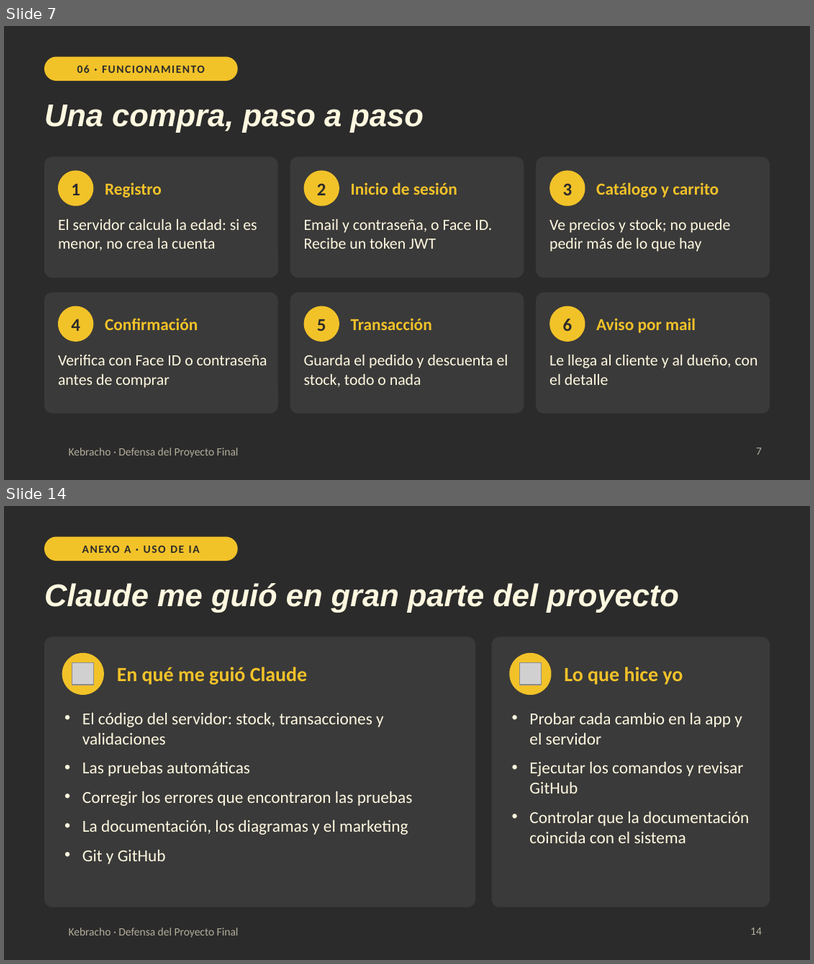
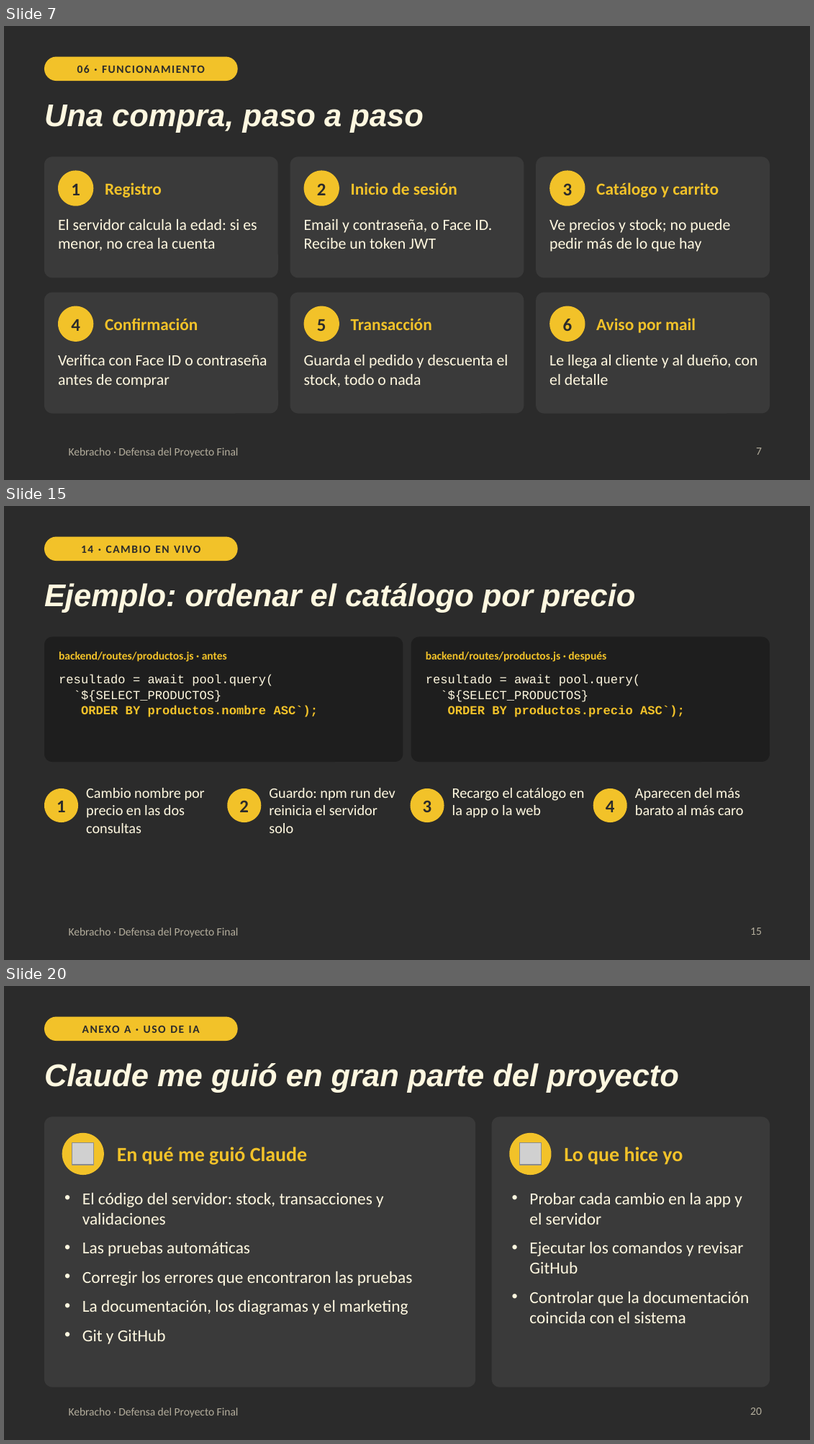
Before and after one commit to tobiasjuarezz/kebracho, a slide deck: docs/defensa/Kebracho-Defensa.pptx. Shown one above the other, each under a label of ours: slides 7 and 14 before the commit, slides 7, 15 and 20 after it; the slides between them are not shown. The pictures are 814x964 and 814x1444 pixels, drawn with LibreOffice and Linux fonts; fonts in the diff are those of the drawing; grey boxes stand for pictures; background and template pictures are left out. Boxes give left, top, right and bottom in pixels: in the first picture for what was removed or moved away, otherwise in the second. Text is boxed around its words. In the diff, an @@ line names an element or a change of style, - is before the commit and + after.

```diff
--- a/docs/defensa/Kebracho-Defensa.pptx
+++ b/docs/defensa/Kebracho-Defensa.pptx
@@ slide 15 added at (x1=4, y1=506, x2=810, y2=960), background #2B2B2B; not listed: 1 template element that a slide beside it also shows @@
@@ rounded rectangle added at (x1=44, y1=537, x2=238, y2=561), fill #F2C229, 10 pt, text #2B2B2B, bold @@
+14 · CAMBIO EN VIVO
@@ title added at (x1=44, y1=583, x2=636, y2=613), 28 pt, text #FFF8E0, bold, italic @@
+Ejemplo: ordenar el catálogo por precio
@@ rounded rectangle added at (x1=44, y1=636, x2=403, y2=762), fill #1E1E1E @@
@@ text added at (x1=59, y1=651, x2=227, y2=662), 10 pt, text #F2C229, bold @@
+backend/routes/productos.js · antes
@@ rounded rectangle added at (x1=412, y1=636, x2=770, y2=762), fill #1E1E1E @@
@@ text added at (x1=426, y1=651, x2=607, y2=662), 10 pt, text #F2C229, bold @@
+backend/routes/productos.js · después
@@ text added at (x1=59, y1=674, x2=319, y2=717), 11 pt, text #FFF8E0 @@
+resultado = await pool.query(
+`${SELECT_PRODUCTOS}
+ORDER BY productos.nombre ASC`);
@@ text added at (x1=426, y1=674, x2=685, y2=717), 11 pt, text #FFF8E0 @@
+resultado = await pool.query(
+`${SELECT_PRODUCTOS}
+ORDER BY productos.precio ASC`);
@@ ellipse added at (x1=44, y1=788, x2=78, y2=822), fill #F2C229, 16 pt, text #2B2B2B, bold @@
+1
@@ text added at (x1=86, y1=788, x2=205, y2=833), 13 pt, text #FFF8E0 @@
+Cambio nombre por precio en las dos consultas
@@ ellipse added at (x1=227, y1=788, x2=261, y2=822), fill #F2C229, 16 pt, text #2B2B2B, bold @@
+2
@@ text added at (x1=269, y1=788, x2=396, y2=833), 13 pt, text #FFF8E0 @@
+Guardo: npm run dev reinicia el servidor solo
@@ ellipse added at (x1=410, y1=788, x2=445, y2=822), fill #F2C229, 16 pt, text #2B2B2B, bold @@
+3
@@ text added at (x1=453, y1=788, x2=585, y2=818), 13 pt, text #FFF8E0 @@
+Recargo el catálogo en la app o la web
@@ ellipse added at (x1=594, y1=788, x2=628, y2=822), fill #F2C229, 16 pt, text #2B2B2B, bold @@
+4
@@ text added at (x1=635, y1=788, x2=743, y2=815), 13 pt, text #FFF8E0 @@
+Aparecen del más barato al más caro
@@ page number added at (x1=751, y1=927, x2=762, y2=934), 10 pt, text #B3AD9C @@
+15
@@ what was slide 14 is now slide 20 @@
@@ page number at (x1=751, y1=1407, x2=762, y2=1414): text changed @@
-14
+20
```
Also in this commit, not shown: 6 slides changed, 5 other slides added, 2 other files.
